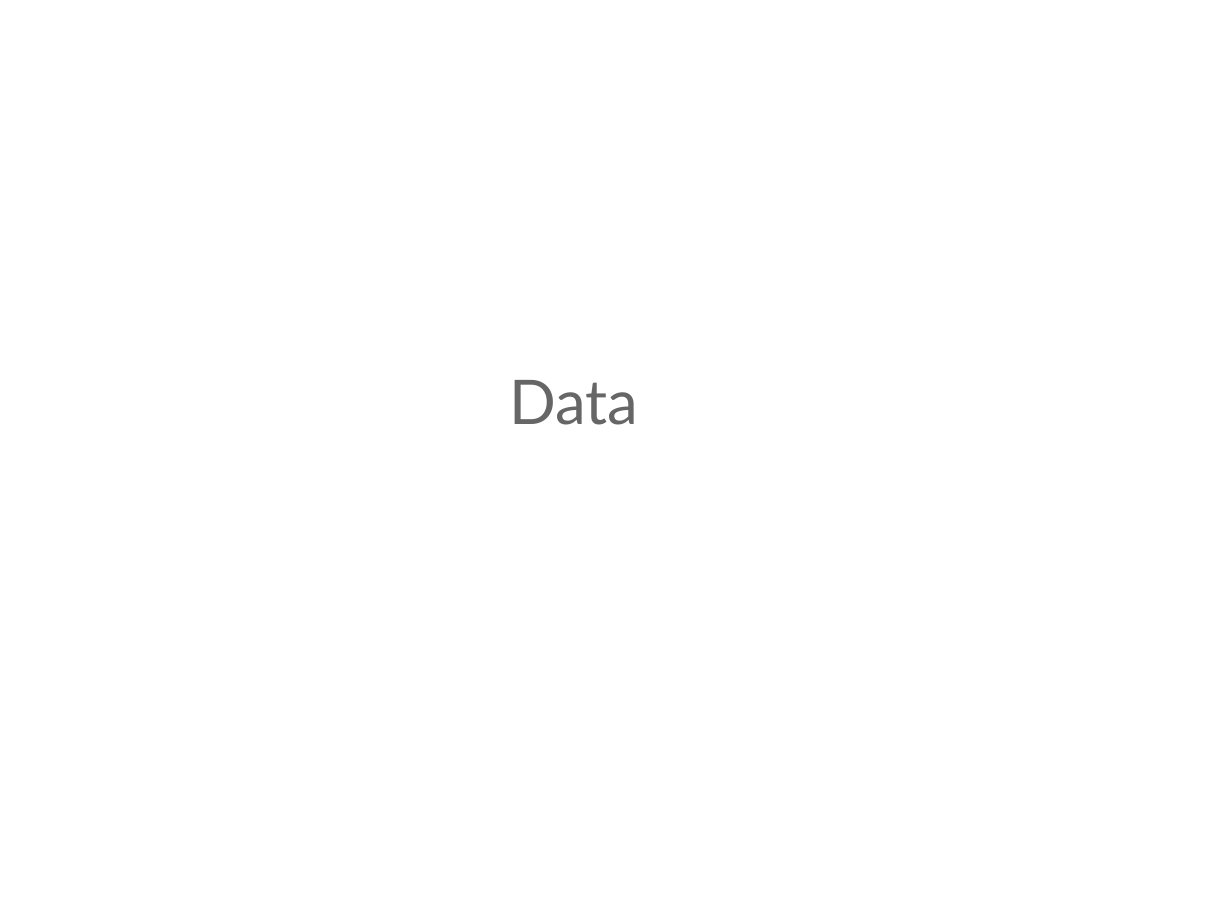
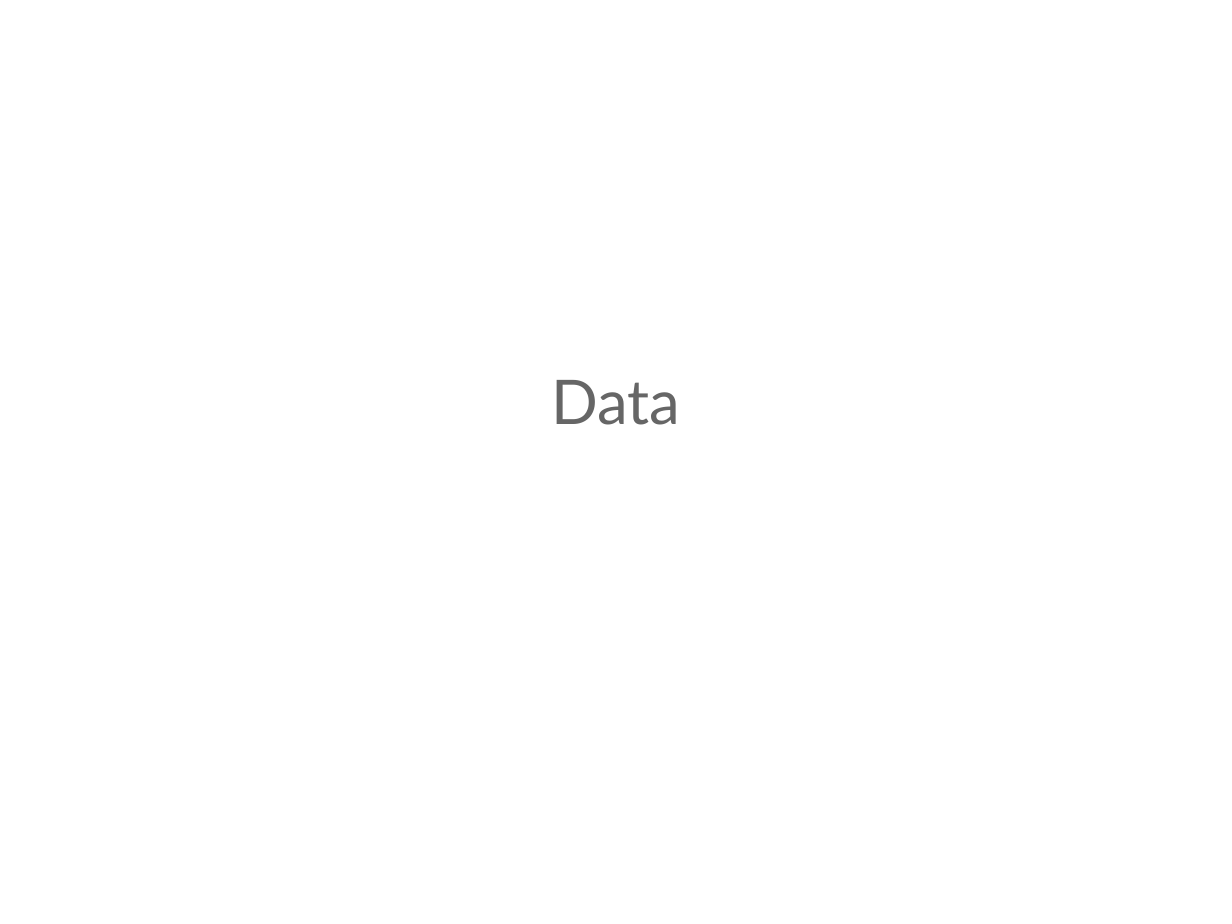
Before and after one commit to awkweb/DS501, a slide deck: slide 8 of 2/presentation.pptx. Drawn at 1232x924 pixels with LibreOffice and Linux fonts; fonts in the diff are those of the drawing. Boxes give left, top, right and bottom in pixels: in the first picture for what was removed or moved away, otherwise in the second. Text is boxed around its words. In the diff, an @@ line names an element or a change of style, - is before the commit and + after.

```diff
--- a/2/presentation.pptx
+++ b/2/presentation.pptx
@@ text "Data": place and size @@
-text "Data" at (509, 380, 638, 425)
+text "Data" at (551, 380, 680, 425)
```
Also in this commit, not shown: 1 other slide changed, 22 other files.
